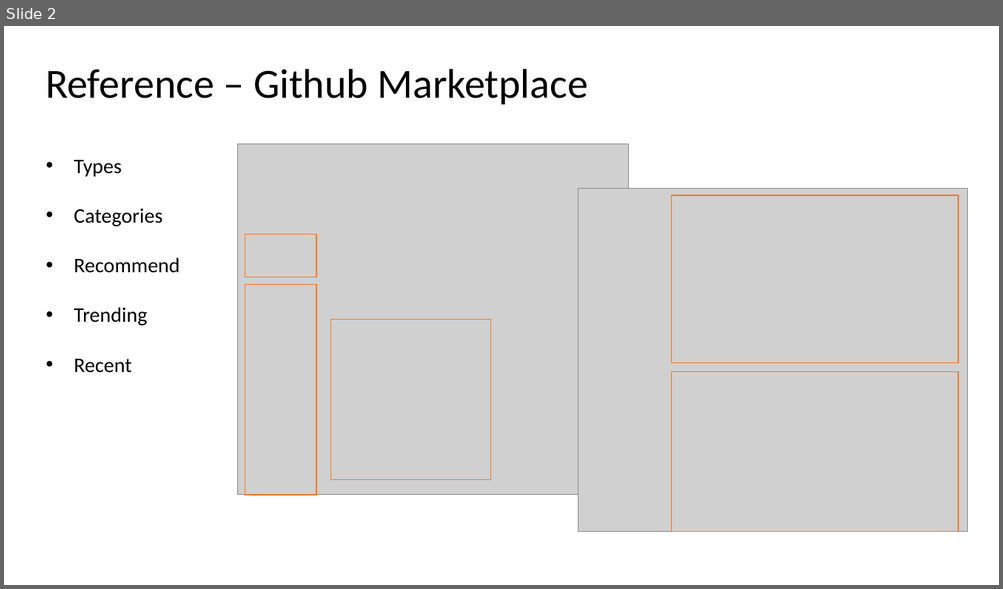
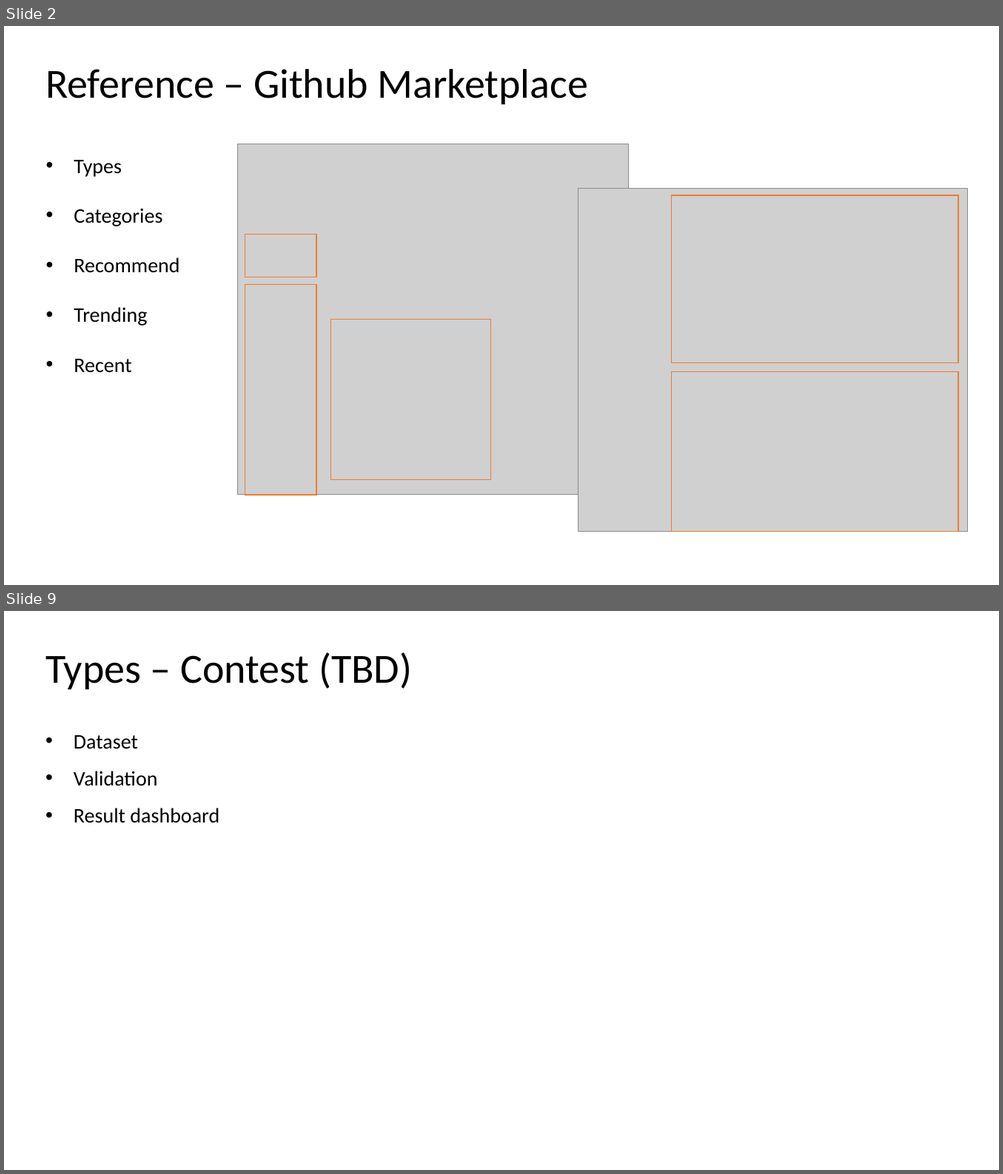
Before and after one commit to microsoft/openpaimarketplace, a slide deck: design/marketplace design user story.pptx. Shown one above the other, each under a label of ours: slide 2 before the commit, slides 2 and 9 after it; the slides between them are not shown. The pictures are 1003x589 and 1003x1174 pixels, drawn with LibreOffice and Linux fonts; fonts in the diff are those of the drawing; grey boxes stand for pictures. Boxes give left, top, right and bottom in pixels: in the first picture for what was removed or moved away, otherwise in the second. Text is boxed around its words. In the diff, an @@ line names an element or a change of style, - is before the commit and + after.

```diff
--- a/design/marketplace design user story.pptx
+++ b/design/marketplace design user story.pptx
@@ slide 9 added at (4, 611, 999, 1170), background #FFFFFF @@
@@ title added at (45, 652, 412, 689), 40 pt, text #000000 @@
+Types – Contest (TBD)
@@ text added at (74, 735, 219, 823), 20 pt, text #000000 @@
+• Dataset
+• Validation
+• Result dashboard
```
Also in this commit, not shown: 5 slides changed, 7 other slides added.
